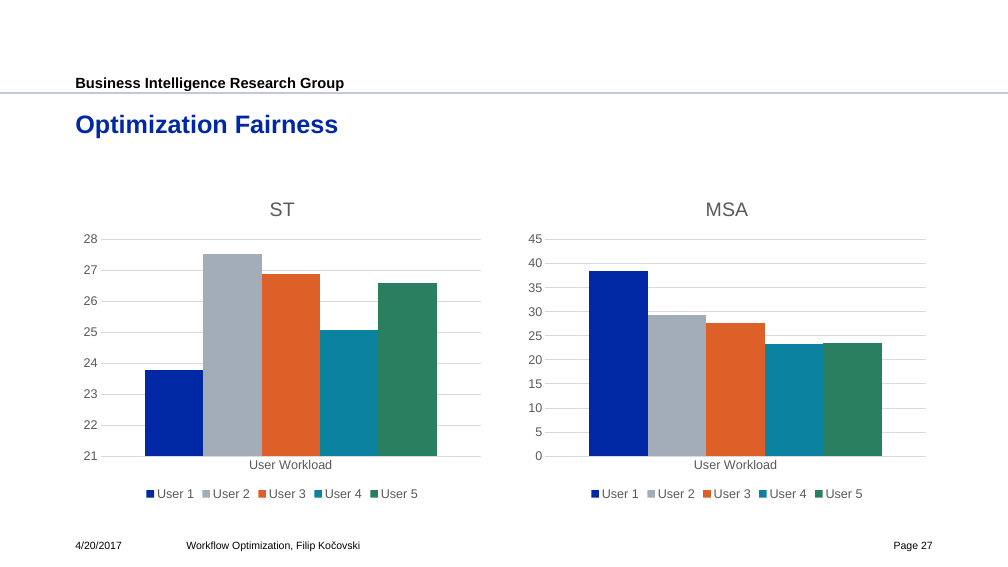
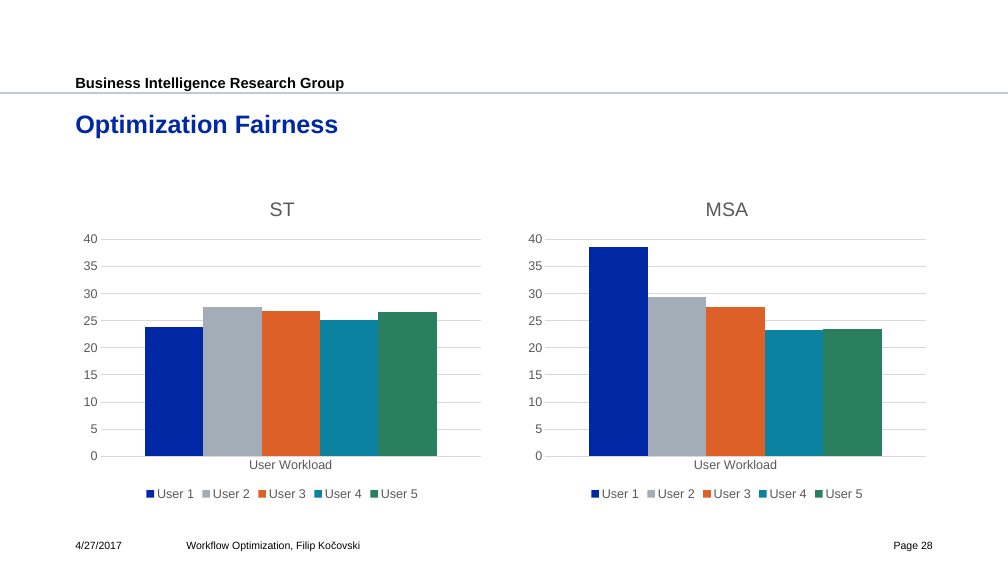
Before and after one commit to fkocovski/mt_presentation, a slide deck: slide 28 of Workflow Optimization.pptx (slide 27 before the commit). Drawn at 1008x567 pixels with LibreOffice and Linux fonts; fonts in the diff are those of the drawing; background and template pictures are left out. Boxes give left, top, right and bottom in pixels: in the first picture for what was removed or moved away, otherwise in the second. Text is boxed around its words. In the diff, an @@ line names an element or a change of style, - is before the commit and + after.

```diff
--- a/Workflow Optimization.pptx
+++ b/Workflow Optimization.pptx
@@ column chart at [76, 182, 489, 504] @@
@@ User 1, User Workload: 23.8 to 24 @@
@@ User 2, User Workload: 27.6 to 28 @@
@@ User 3, User Workload: 26.9 to 27 @@
@@ User 4, User Workload: 25.1 to 25 @@
@@ User 5, User Workload: 26.6 to 27 @@
@@ value axis changed @@
@@ column chart at [520, 182, 934, 504] @@
@@ value axis changed @@
@@ text at [75, 541, 122, 549]: text changed @@
-4/20/2017
+4/27/2017
@@ page number at [894, 541, 933, 551]: text changed @@
-Page 27
+Page 28
```
Also in this commit, not shown: 33 other slides changed, 1 slide added.
